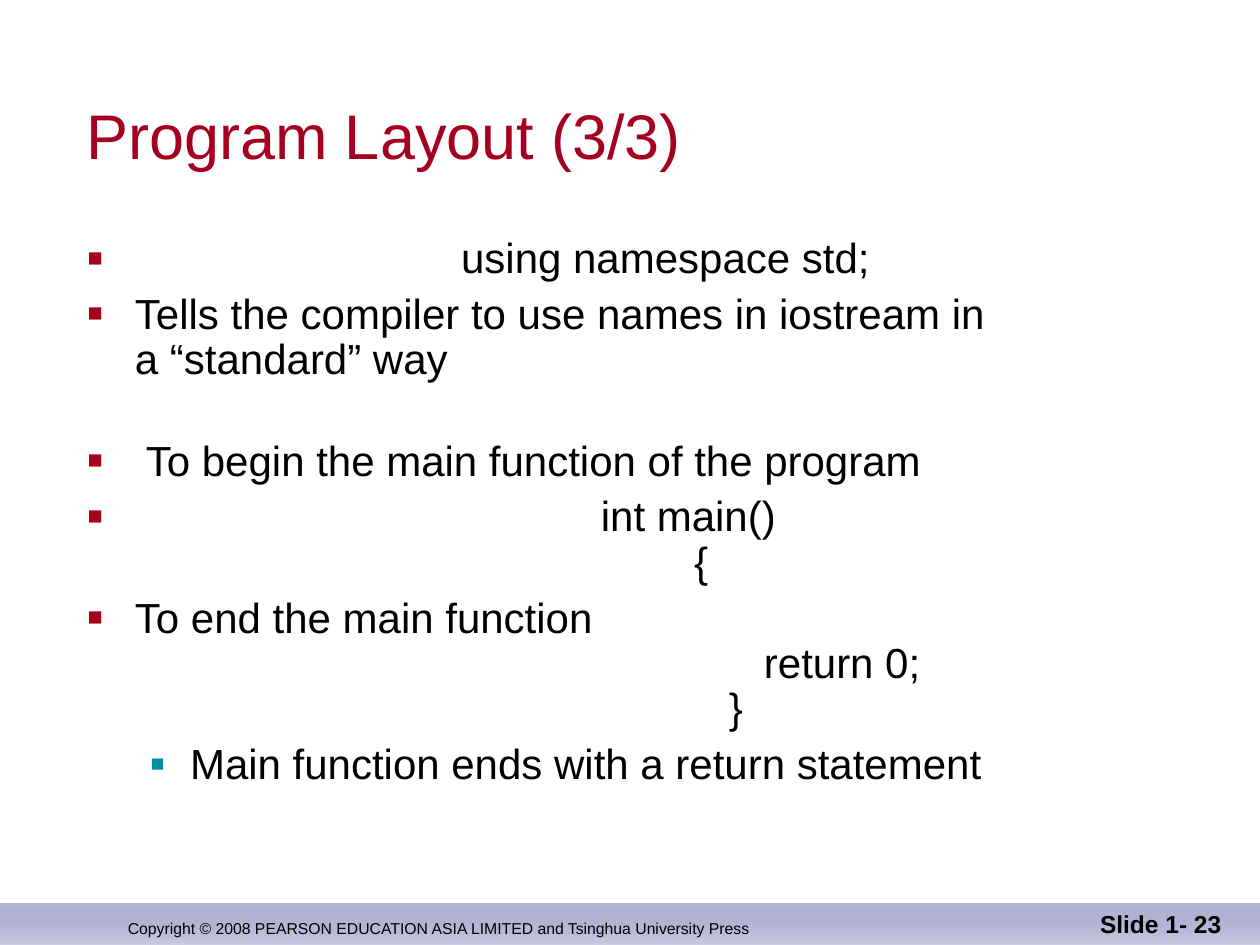
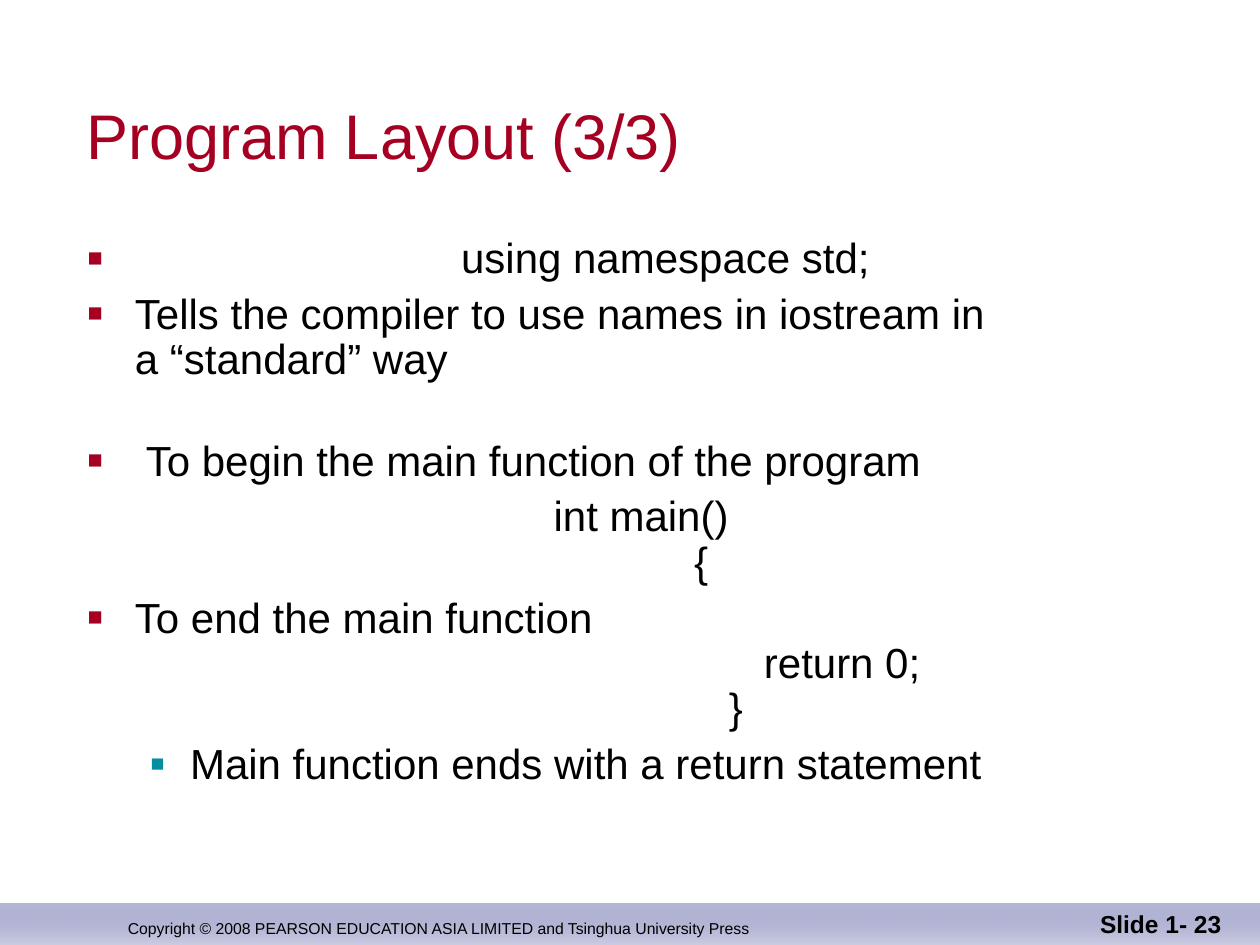
Before and after one commit to djuanbei/CPLUSPLUS, a slide deck: slide 23 of ppt/ch_01.ppt. Drawn at 1260x945 pixels with LibreOffice and Linux fonts; fonts in the diff are those of the drawing; background and template pictures are left out. Boxes give left, top, right and bottom in pixels: in the first picture for what was removed or moved away, otherwise in the second. Text is boxed around its words. In the diff, an @@ line names an element or a change of style, - is before the commit and + after.

```diff
--- a/ppt/ch_01.ppt
+++ b/ppt/ch_01.ppt
@@ text at [554,500,729,540]: bullet ■ to none @@
```
Also in this commit, not shown: 2 other slides changed.
